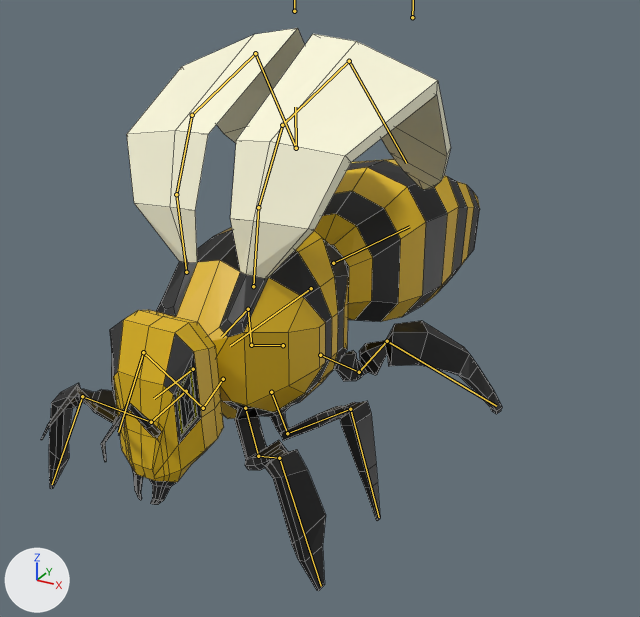
What one commit did to the Blender file assets/workerBee.blend.
Both versions are drawn from a 50 mm lens placed at (3.81, -5.81, 4.5), pointed at (0.16, 0.82, 1.18). Every picture has the same lights, and +X, +Y and +Z are marked at lower left. The bones that bend it are drawn over the model as lines. Mesh edges are drawn as thin lines.

Objects in the first picture: 'HoneyBee'.
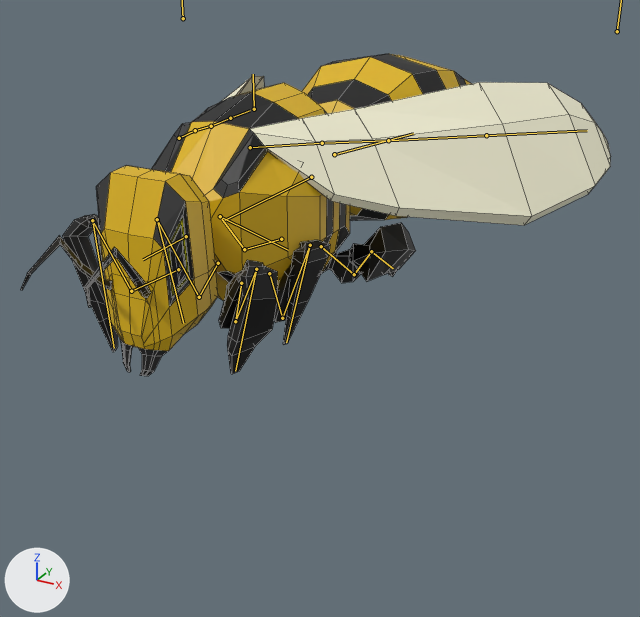
The newer file adds an action. The first version stands in its rest pose; the second is drawn at frame 27 of the action 'Takeoff'.

Where the change shows, as pixel boxes (x1, y1, x2, y2) in the pictures (640 x 617 px):
'HoneyBee', posed (28% wider, 43% shorter): before (41, 28, 502, 591); after (21, 54, 611, 376)
bone 'Root', root to tip: before (311, 288) to (230, 346); after (311, 177) to (225, 220)
bone 'IKTarget.R.004', root to tip: before (296, 148) to (295, 107); after (254, 109) to (253, 74)

The change, as a diff of the scene's bpy script:
```diff
--- a/assets/workerBee.blend.py
+++ b/assets/workerBee.blend.py
@@ bone_root @@
 bone_root = bpy.data.objects['Armature'].pose.bones['Root']
-bone_root.location = (0.0, 0.0, 0.0)
+bone_root.location = (0.0, -0.026, 1.078)
@@ bone_ikpole_l_001 @@
 bone_ikpole_l_001 = bpy.data.objects['Armature'].pose.bones['IKPole.L.001']
-bone_ikpole_l_001.location = (0.0, 0.0, 0.0)
+bone_ikpole_l_001.location = (0.147, 0.147, 0.229)
@@ bone_iktarget_l_001 @@
 bone_iktarget_l_001 = bpy.data.objects['Armature'].pose.bones['IKTarget.L.001']
-bone_iktarget_l_001.location = (0.0, 0.0, 0.0)
+bone_iktarget_l_001.location = (-0.909, 1.397, -0.334)
@@ bone_ikpole_l_002 @@
 bone_ikpole_l_002 = bpy.data.objects['Armature'].pose.bones['IKPole.L.002']
-bone_ikpole_l_002.location = (0.0, 0.0, 0.0)
+bone_ikpole_l_002.location = (0.024, 0.009, 0.201)
@@ bone_iktarget_l_002 @@
 bone_iktarget_l_002 = bpy.data.objects['Armature'].pose.bones['IKTarget.L.002']
-bone_iktarget_l_002.location = (0.0, 0.0, 0.0)
+bone_iktarget_l_002.location = (-0.909, 1.327, -0.095)
@@ bone_ikpole_l_003 @@
 bone_ikpole_l_003 = bpy.data.objects['Armature'].pose.bones['IKPole.L.003']
-bone_ikpole_l_003.location = (0.0, 0.0, 0.0)
+bone_ikpole_l_003.location = (0.0, 0.107, -0.185)
@@ bone_iktarget_l_003 @@
 bone_iktarget_l_003 = bpy.data.objects['Armature'].pose.bones['IKTarget.L.003']
-bone_iktarget_l_003.location = (0.0, 0.0, 0.0)
+bone_iktarget_l_003.location = (-1.196, 1.214, -0.062)
@@ bone_ikpole_r_001 @@
 bone_ikpole_r_001 = bpy.data.objects['Armature'].pose.bones['IKPole.R.001']
-bone_ikpole_r_001.location = (0.0, 0.0, 0.0)
+bone_ikpole_r_001.location = (0.0, 0.242, 0.117)
@@ bone_iktarget_r_001 @@
 bone_iktarget_r_001 = bpy.data.objects['Armature'].pose.bones['IKTarget.R.001']
-bone_iktarget_r_001.location = (0.0, 0.0, 0.0)
+bone_iktarget_r_001.location = (0.728, 1.419, -0.156)
@@ bone_iktarget_r_002 @@
 bone_iktarget_r_002 = bpy.data.objects['Armature'].pose.bones['IKTarget.R.002']
-bone_iktarget_r_002.location = (0.0, 0.0, 0.0)
+bone_iktarget_r_002.location = (0.744, 1.241, -0.151)
@@ bone_ikpole_r_003 @@
 bone_ikpole_r_003 = bpy.data.objects['Armature'].pose.bones['IKPole.R.003']
-bone_ikpole_r_003.location = (0.0, 0.0, 0.0)
+bone_ikpole_r_003.location = (0.0, 0.131, -0.092)
@@ bone_iktarget_r_003 @@
 bone_iktarget_r_003 = bpy.data.objects['Armature'].pose.bones['IKTarget.R.003']
-bone_iktarget_r_003.location = (0.0, 0.0, 0.0)
+bone_iktarget_r_003.location = (0.877, 1.2, -0.06)
@@ bone_ikpole_l_004 @@
 bone_ikpole_l_004 = bpy.data.objects['Armature'].pose.bones['IKPole.L.004']
-bone_ikpole_l_004.location = (0.0, 0.0, 0.0)
+bone_ikpole_l_004.location = (1.119, -0.026, 1.344)
@@ bone_iktarget_l_004 @@
 bone_iktarget_l_004 = bpy.data.objects['Armature'].pose.bones['IKTarget.L.004']
-bone_iktarget_l_004.location = (0.0, 0.0, 0.0)
+bone_iktarget_l_004.location = (2.069, 0.219, 0.329)
@@ bone_ikpole_r_004 @@
 bone_ikpole_r_004 = bpy.data.objects['Armature'].pose.bones['IKPole.R.004']
-bone_ikpole_r_004.location = (0.0, 0.0, 0.0)
+bone_ikpole_r_004.location = (-0.83, -0.13, 0.997)
@@ bone_iktarget_r_004 @@
 bone_iktarget_r_004 = bpy.data.objects['Armature'].pose.bones['IKTarget.R.004']
-bone_iktarget_r_004.location = (0.0, 0.0, 0.0)
+bone_iktarget_r_004.location = (-1.937, 0.022, 0.176)
```
